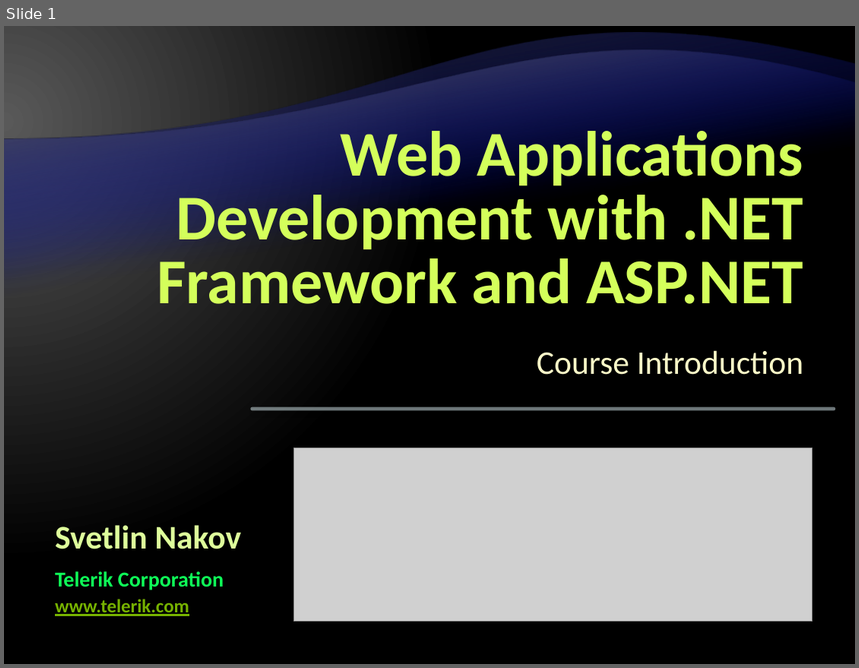
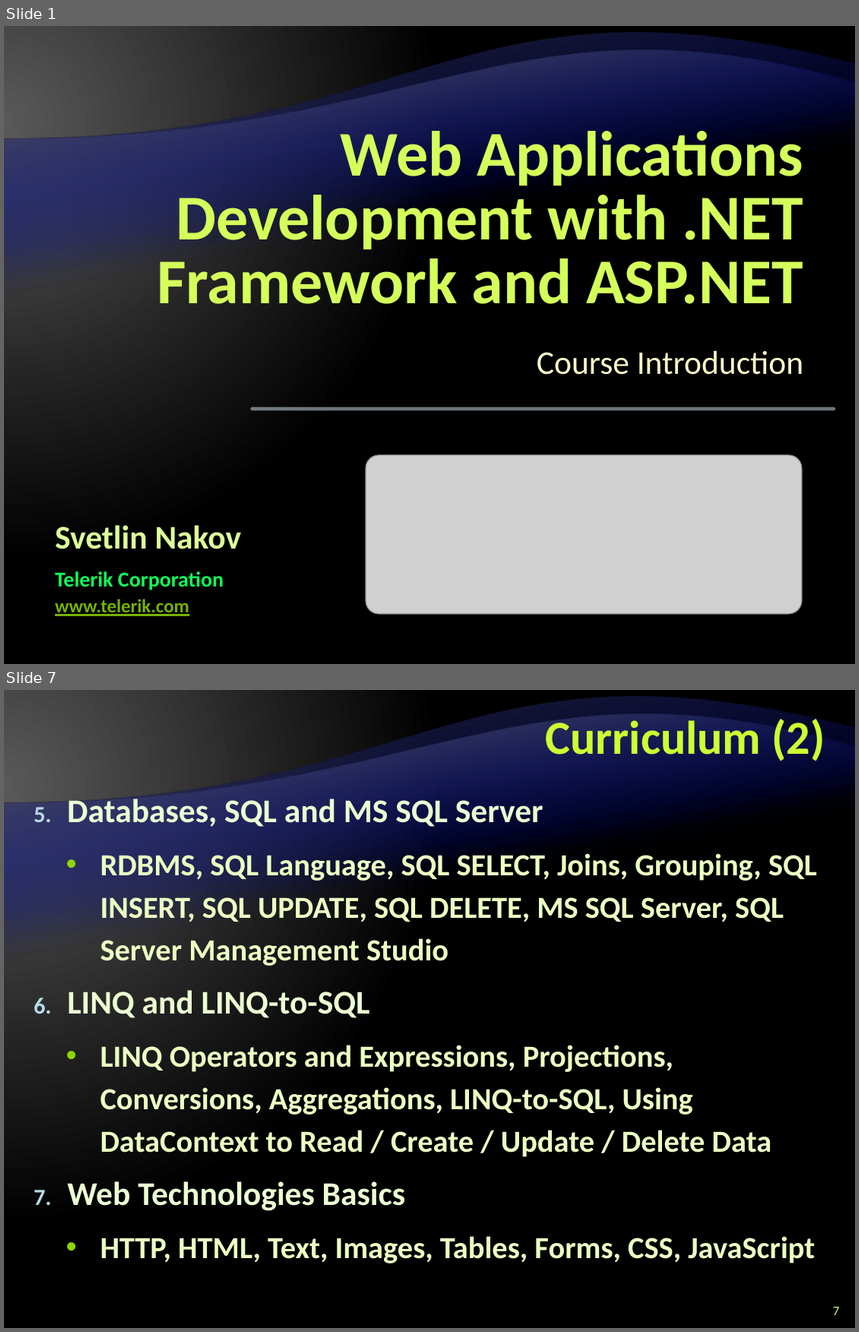
Before and after one commit to Graveheart/aspnetcourse, a slide deck: lectures/0. Course Introduction.pptx. Shown one above the other, each under a label of ours: slide 1 before the commit, slides 1 and 7 after it; the slides between them are not shown. The pictures are 859x668 and 859x1332 pixels, drawn with LibreOffice and Linux fonts; fonts in the diff are those of the drawing; grey boxes stand for pictures; background and template pictures are left out. Boxes give left, top, right and bottom in pixels: in the first picture for what was removed or moved away, otherwise in the second. Text is boxed around its words. In the diff, an @@ line names an element or a change of style, - is before the commit and + after.

```diff
--- a/lectures/0. Course Introduction.pptx
+++ b/lectures/0. Course Introduction.pptx
@@ slide 7 added at [4, 690, 855, 1328], background gradient #595959 to #000000; not listed: 2 template elements that a slide beside it also shows @@
@@ title added at [545, 714, 826, 761], 40 pt, text #CCFF33, bold @@
+Curriculum (2)
@@ text added at [67, 796, 817, 1264], 26 pt, text #EBFFC2, bold @@
+5. Databases, SQL and MS SQL Server
+  • RDBMS, SQL Language, SQL SELECT, Joins, Grouping, SQL INSERT, SQL UPDATE, SQL DELETE, MS SQL Server, SQL Server Management Studio
+6. LINQ and LINQ-to-SQL
+  • LINQ Operators and Expressions, Projections, Conversions, Aggregations, LINQ-to-SQL, Using DataContext to Read / Create / Update / Delete Data
+7. Web Technologies Basics
+  • HTTP, HTML, Text, Images, Tables, Forms, CSS, JavaScript
@@ page number added at [833, 1307, 840, 1315], 11 pt, text #CCFF66 @@
+7
@@ slide 1 changed as well @@
@@ picture: place and size @@
-picture at [294, 449, 813, 622]
+picture at [366, 455, 801, 614]
```
Also in this commit, not shown: 22 other slides added, 1 slide removed.
